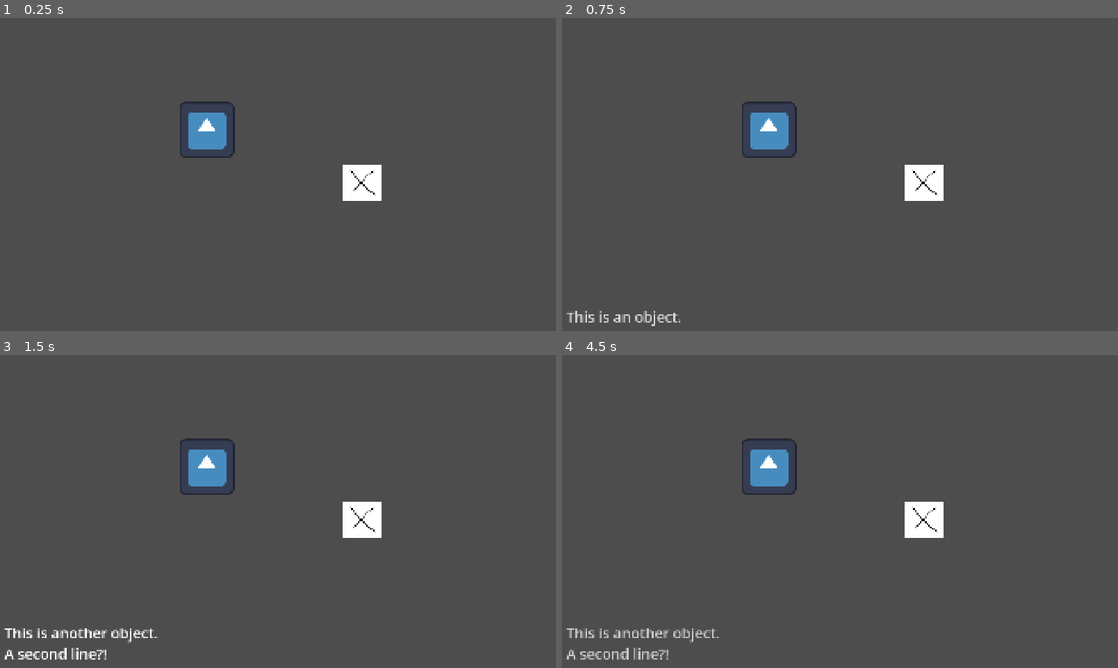
Above: before the commit, frames 1-4 (two rows, left to right).
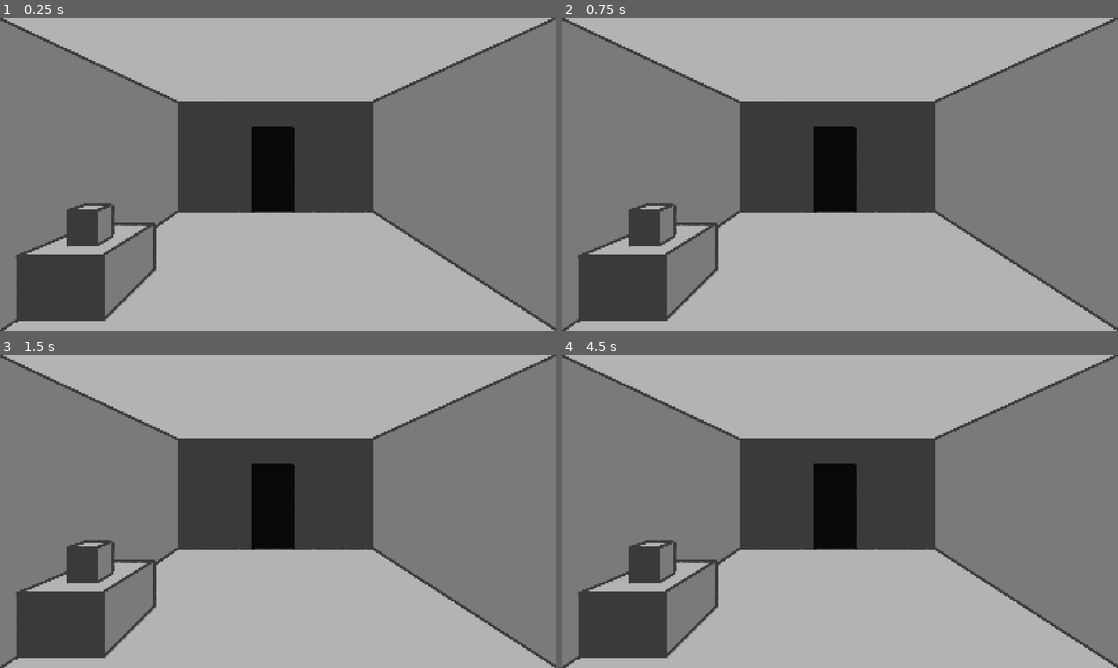
Above: after the commit, the same moments.

Repository: AEther-Frisko/point-n-click-game
Game: Godot game, scene res://shared/scenes/main.tscn
Same seed, same stepped clock (60 frames per second), same inputs: the game is played once before the commit and once after it. The engine's default icon, where the game draws it, is replaced by a stand-in: a white triangle on a blue panel in a dark square.
Inputs (mouse positions are in pixels of both pictures, inside the frame that each line leads up to):
- Up to frame 1 (0.25 s): no input
- Up to frame 2 (0.75 s): tap Enter at 0.5 s; move the mouse to (767, 130) at 0.52 s; press the mouse at (767, 130) at 0.53 s
- Up to frame 3 (1.5 s): tap Space at 1.25 s; move the mouse to (361, 520) at 1.27 s; release the mouse at (361, 520) at 1.28 s; click (361, 520) at 1.35 s
- Up to frame 4 (4.5 s): tap Enter at 2, 3.5 s; move the mouse to (895, 442) at 2.02 s; press the mouse at (895, 442) at 2.03 s; tap Space at 2.75, 4.25 s; move the mouse to (812, 574) at 2.77 s; release the mouse at (812, 574) at 2.78 s; click (812, 574) at 2.85 s; move the mouse to (1006, 558) at 3.52 s; press the mouse at (1006, 558) at 3.53 s; move the mouse to (673, 464) at 4.27 s; release the mouse at (673, 464) at 4.28 s; click (673, 464) at 4.35 s

The runs differ from the first frame. In frame 1, 86% of the frame differs, in the area x 0-100%, y 0-100%; in frame 2, 86%; in frame 3, 86%; in frame 4, 86%.

Commit message:
start of a test room with some placeholder art

Diff:
--- a/entities/props/prop.gd
+++ b/entities/props/prop.gd
@@ -44,5 +44,4 @@
 	Input.set_custom_mouse_cursor(prop_data.cursor)
 
 func _on_hover_end() -> void:
-	pass
 	Input.set_custom_mouse_cursor(null)
--- a/entities/props/prop.tscn
+++ b/entities/props/prop.tscn
@@ -4,6 +4,7 @@
 [ext_resource type="PackedScene" uid="uid://bu6oosbwb10a6" path="res://systems/interaction/clickable_area.tscn" id="2_7c000"]
 
 [sub_resource type="RectangleShape2D" id="RectangleShape2D_7c000"]
+resource_local_to_scene = true
 
 [node name="Prop" type="Node2D" unique_id=1491848127]
 script = ExtResource("1_cdqb3")
@@ -12,5 +13,5 @@
 
 [node name="ClickableArea" parent="." unique_id=489507799 instance=ExtResource("2_7c000")]
 
-[node name="CollisionShape2D" type="CollisionShape2D" parent="ClickableArea" unique_id=1073838876]
+[node name="CollisionShape2D" type="CollisionShape2D" parent="ClickableArea" unique_id=117566800]
 shape = SubResource("RectangleShape2D_7c000")
--- a/entities/props/test_object.tres
+++ /dev/null
@@ -1,12 +0,0 @@
-[gd_resource type="Resource" script_class="PropData" format=3 uid="uid://ywo2utjp76nk"]
-
-[ext_resource type="Script" uid="uid://dvdndyww02s8t" path="res://entities/props/prop_data.gd" id="1_4yxjo"]
-[ext_resource type="Texture2D" uid="uid://3mexdu7ncd4s" path="res://test_cursor.png" id="1_omu3c"]
-[ext_resource type="Texture2D" uid="uid://ck65xypecjrwo" path="res://icon.svg" id="2_h1rx5"]
-
-[resource]
-script = ExtResource("1_4yxjo")
-description = "This is an object."
-texture = ExtResource("2_h1rx5")
-cursor = ExtResource("1_omu3c")
-metadata/_custom_type_script = "uid://dvdndyww02s8t"
--- a/entities/props/test_object_2.tres
+++ /dev/null
@@ -1,12 +0,0 @@
-[gd_resource type="Resource" script_class="PropData" format=3 uid="uid://b1qe8bvlb82mu"]
-
-[ext_resource type="Script" uid="uid://dvdndyww02s8t" path="res://entities/props/prop_data.gd" id="1_2ubjc"]
-[ext_resource type="Texture2D" uid="uid://3mexdu7ncd4s" path="res://test_cursor.png" id="1_rqqgd"]
-
-[resource]
-script = ExtResource("1_2ubjc")
-description = "This is another object.
-A second line?!"
-texture = ExtResource("1_rqqgd")
-cursor = ExtResource("1_rqqgd")
-metadata/_custom_type_script = "uid://dvdndyww02s8t"
--- /dev/null
+++ b/entities/props/test_prop_1.tres
@@ -0,0 +1,12 @@
+[gd_resource type="Resource" script_class="PropData" format=3 uid="uid://cb0vnu06uq7ty"]
+
+[ext_resource type="Texture2D" uid="uid://3mexdu7ncd4s" path="res://test_cursor.png" id="1_6r0o6"]
+[ext_resource type="Script" uid="uid://dvdndyww02s8t" path="res://entities/props/prop_data.gd" id="2_8ty5d"]
+[ext_resource type="Texture2D" uid="uid://boau6tul4tt8g" path="res://entities/props/test_prop_1.png" id="3_6r0o6"]
+
+[resource]
+script = ExtResource("2_8ty5d")
+description = "Some kind of table?"
+texture = ExtResource("3_6r0o6")
+cursor = ExtResource("1_6r0o6")
+metadata/_custom_type_script = "uid://dvdndyww02s8t"
--- /dev/null
+++ b/entities/props/test_prop_2.tres
@@ -0,0 +1,12 @@
+[gd_resource type="Resource" script_class="PropData" format=3 uid="uid://drrlukkl5thkv"]
+
+[ext_resource type="Texture2D" uid="uid://3mexdu7ncd4s" path="res://test_cursor.png" id="1_ifvym"]
+[ext_resource type="Script" uid="uid://dvdndyww02s8t" path="res://entities/props/prop_data.gd" id="2_7c3my"]
+[ext_resource type="Texture2D" uid="uid://d0udqwdrdcoru" path="res://entities/props/test_prop_2.png" id="3_7c3my"]
+
+[resource]
+script = ExtResource("2_7c3my")
+description = "Grey cube..."
+texture = ExtResource("3_7c3my")
+cursor = ExtResource("1_ifvym")
+metadata/_custom_type_script = "uid://dvdndyww02s8t"
--- /dev/null
+++ b/entities/rooms/room.tscn
@@ -0,0 +1,22 @@
+[gd_scene format=3 uid="uid://bbn8venl4g5go"]
+
+[ext_resource type="Texture2D" uid="uid://dwxlt5vwsj8k6" path="res://entities/rooms/test-room.png" id="1_4jni1"]
+[ext_resource type="PackedScene" uid="uid://q57c5k076cra" path="res://entities/props/prop.tscn" id="1_gfcs5"]
+[ext_resource type="Resource" uid="uid://cb0vnu06uq7ty" path="res://entities/props/test_prop_1.tres" id="3_3rrti"]
+[ext_resource type="Resource" uid="uid://drrlukkl5thkv" path="res://entities/props/test_prop_2.tres" id="4_wv86s"]
+
+[node name="Room" type="Node2D" unique_id=66319938]
+
+[node name="Background" type="Sprite2D" parent="." unique_id=392754324]
+position = Vector2(960, 540)
+texture = ExtResource("1_4jni1")
+
+[node name="Props" type="Node2D" parent="." unique_id=1755922862]
+
+[node name="Prop" parent="Props" unique_id=1491848127 instance=ExtResource("1_gfcs5")]
+position = Vector2(297, 875)
+prop_data = ExtResource("3_3rrti")
+
+[node name="Prop2" parent="Props" unique_id=1237188023 instance=ExtResource("1_gfcs5")]
+position = Vector2(312, 714)
+prop_data = ExtResource("4_wv86s")
--- a/project.godot
+++ b/project.godot
@@ -47,3 +47,7 @@
 "events": [Object(InputEventMouseButton,"resource_local_to_scene":false,"resource_name":"","device":-1,"window_id":0,"a …(258 unchanged characters)…
 ]
 }
+
+[layer_names]
+
+2d_physics/layer_1="Clickables"
--- a/shared/scenes/main.tscn
+++ b/shared/scenes/main.tscn
@@ -1,9 +1,7 @@
 [gd_scene format=3 uid="uid://cxh75pt8f652c"]
 
 [ext_resource type="Script" uid="uid://c3w4jva14www2" path="res://systems/ui/gui.gd" id="1_1nha7"]
-[ext_resource type="PackedScene" uid="uid://q57c5k076cra" path="res://entities/props/prop.tscn" id="2_1nha7"]
-[ext_resource type="Resource" uid="uid://ywo2utjp76nk" path="res://entities/props/test_object.tres" id="3_n4xtn"]
-[ext_resource type="Resource" uid="uid://b1qe8bvlb82mu" path="res://entities/props/test_object_2.tres" id="4_m4i1k"]
+[ext_resource type="PackedScene" uid="uid://bbn8venl4g5go" path="res://entities/rooms/room.tscn" id="2_1nha7"]
 
 [node name="Main" type="Node" unique_id=1543907092]
 
@@ -39,11 +37,4 @@
 
 [node name="World" type="Node2D" parent="." unique_id=931716194]
 
-[node name="Prop" parent="World" unique_id=1491848127 instance=ExtResource("2_1nha7")]
-position = Vector2(714, 386)
-scale = Vector2(1.5, 1.5)
-prop_data = ExtResource("3_n4xtn")
-
-[node name="Prop2" parent="World" unique_id=2008101674 instance=ExtResource("2_1nha7")]
-position = Vector2(1251, 568)
-prop_data = ExtResource("4_m4i1k")
+[node name="Room" parent="World" unique_id=66319938 instance=ExtResource("2_1nha7")]
--- a/systems/interaction/clickable_area.gd
+++ b/systems/interaction/clickable_area.gd
@@ -4,4 +4,5 @@
 
 func _input_event(_viewport: Viewport, event: InputEvent, _shape_idx: int) -> void:
 	if event.is_action_pressed("click"):
+		get_viewport().set_input_as_handled()
 		clicked.emit()
Binary file added: entities/props/test_prop_1.png
Not shown, added: entities/props/test_prop_1.png.import
Binary file added: entities/props/test_prop_2.png
Not shown, added: entities/props/test_prop_2.png.import
Binary file added: entities/rooms/test-room.png
Not shown, added: entities/rooms/test-room.png.import
